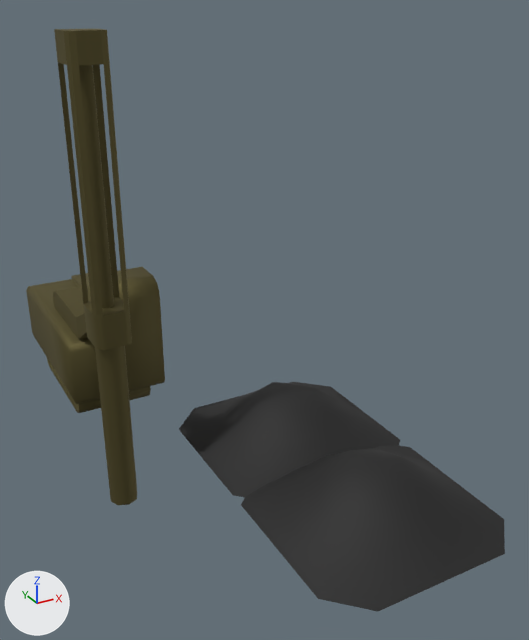
A saved change to the FBX model Assets/Models/Mining Drill Lvl2.fbx.
Rendered twice from a 50 mm camera at (-4.0, -15.67, 8.46) aimed at (2.37, -4.09, 2.68). The lights are fixed; the arrows at lower left show +X, +Y and +Z. The first picture is the older version.

Script lines for the objects in view, before the commit:
```python
mat_mining_drill_engine = principled_material('Mining Drill Engine')
mat_mining_drill_engine.base_color = (0.132, 0.112, 0.0421)  # brown #665e3a
mat_mining_drill_engine.metallic = 0.8
mat_mining_drill_engine.roughness = 0.7
mat_stone_pile_material = principled_material('Stone Pile Material')
mat_stone_pile_material.base_color = (0.0319, 0.0319, 0.0319)  # dark grey #323232
mat_stone_pile_material.metallic = 0.5
mat_stone_pile_material.roughness = 0.7
me_cube_002 = bpy.data.meshes.new('Cube.002')
me_cube_002.from_pydata(...)  # 126 vertices, 248 faces; spans x -0.85..-0.15, y -3.64..0.2, z -1.1..8.0
me_cube_002.materials.append(mat_mining_drill_engine)  # brown #665e3a
me_cube_003 = bpy.data.meshes.new('Cube.003')
me_cube_003.from_pydata(...)  # 131 vertices, 258 faces; spans x -1.0..1.0, y -2.0..2.0, z 0.0..3.06
me_cube_003.materials.append(mat_mining_drill_engine)  # brown #665e3a
me_plane_002 = bpy.data.meshes.new('Plane.002')
me_plane_002.from_pydata(...)  # 45 vertices, 68 faces; spans x -2.0..2.0, y -2.0..2.0, z -0.2..0.9
me_plane_002.materials.append(mat_stone_pile_material)  # dark grey #323232
me_plane_003 = bpy.data.meshes.new('Plane.003')
me_plane_003.from_pydata(...)  # 45 vertices, 68 faces; spans x -2.0..2.0, y -2.0..2.0, z -0.2..0.9
me_plane_003.materials.append(mat_stone_pile_material)  # dark grey #323232
ob_mining_drill = bpy.data.objects.new('Mining Drill', me_cube_002)
ob_mining_drill.location = (0.0, 0.0, 0.0)
ob_mining_drill_engine = bpy.data.objects.new('Mining Drill Engine', me_cube_003)
ob_mining_drill_engine.location = (0.0, 0.0, 0.0)
ob_stone_pile = bpy.data.objects.new('Stone Pile', me_plane_002)
ob_stone_pile.location = (3.0, -4.0, 0.0)
ob_stone_pile_001 = bpy.data.objects.new('Stone Pile.001', me_plane_003)
ob_stone_pile_001.location = (3.0, -7.0, 0.0)
```
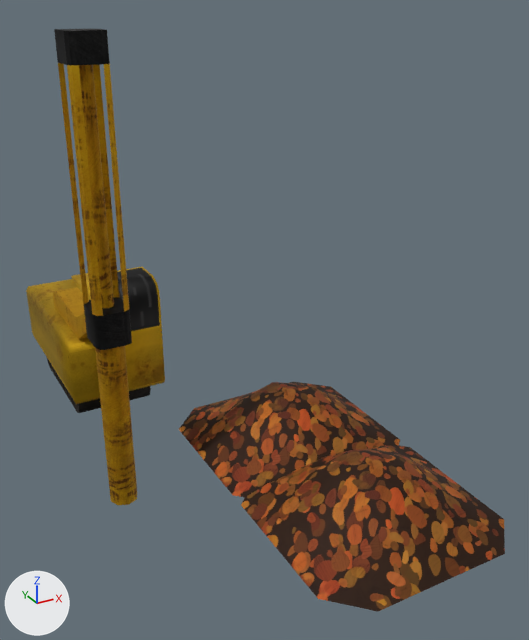
What differs and where, as boxes [x1, y1, x2, y2] in the pictures (529 x 640 px):
'Stone Pile.001', surface changed (dark grey to brown)
    both: [241, 445, 505, 611]
'Mining Drill', surface changed, recoloured
    both: [53, 29, 137, 505]
'Stone Pile', surface changed (dark grey to brown)
    both: [179, 382, 400, 497]
'Mining Drill Engine', surface changed (brown to yellow)
    both: [26, 267, 165, 413]

What the commit changed:
Picture 'Mining Drill Texture.png' (img_mining_drill_texture_png) is new.
Picture 'Mining Drill Engine Texture.png' (img_mining_drill_engine_texture_png) is new.
Picture 'Stone Pile Texture.png' (img_stone_pile_texture_png) is new.
In material 'Stone Pile Material' (mat_stone_pile_material), base_color is no longer (0.0319, 0.0319, 0.0319), dark grey #323232.
In material 'Stone Pile Material' (mat_stone_pile_material), texture is now set to img_stone_pile_texture_png.
In material 'Mining Drill Engine' (mat_mining_drill_engine), base_color is no longer (0.132, 0.112, 0.0421), brown #665e3a.
In material 'Mining Drill Engine' (mat_mining_drill_engine), texture is now set to img_mining_drill_engine_texture_png.
Material 'Mining Drill Material' (mat_mining_drill_material) is new.
Its texture is img_mining_drill_texture_png.
Its metallic is 0.8.
Its roughness is 0.7.
me_cube_002 has 126 vertices, 248 faces and spans x -0.85..-0.15, y -3.64..0.2, z -1.1..8.0.
me_cube_002 no longer uses material mat_mining_drill_engine (brown #665e3a).
me_cube_002 gains material mat_mining_drill_material (picture img_mining_drill_texture_png).
